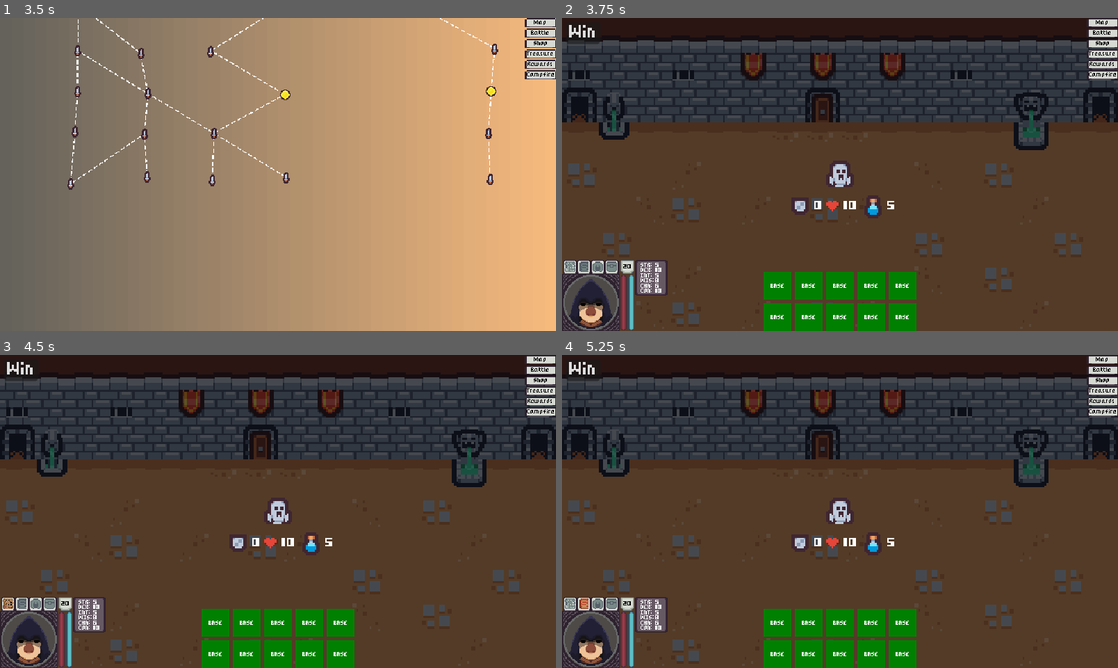
Above: before the commit, frames 1-4 (two rows, left to right).
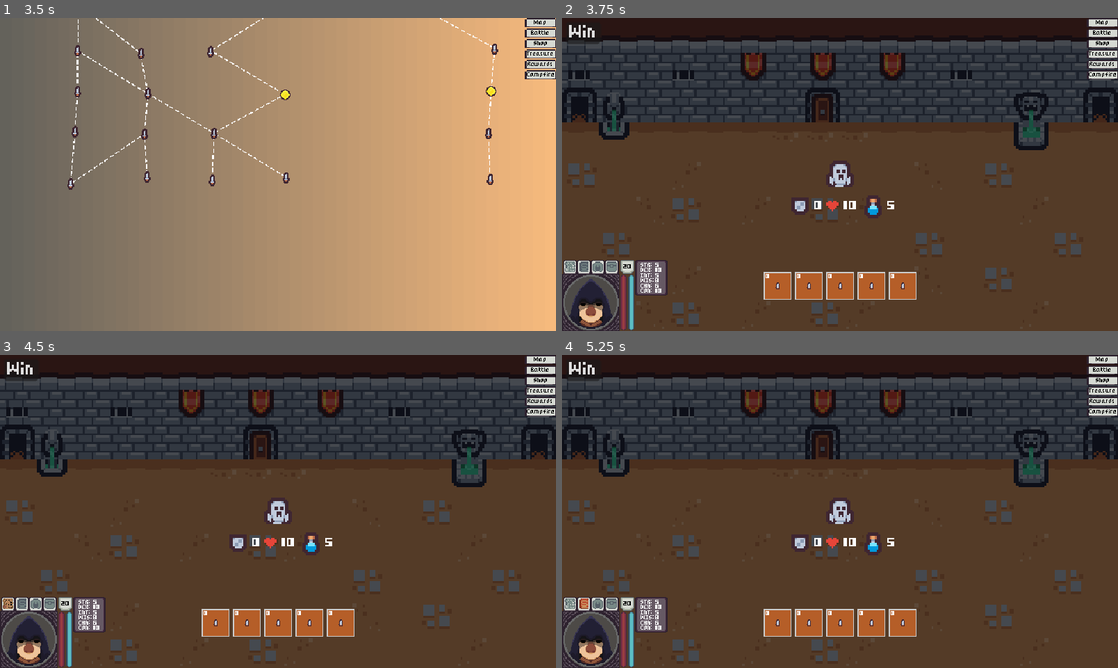
Above: after the commit, the same moments.

Repository: Iamdeboi/Ill-Gotten-Gains
Game: Godot game, scene res://Scenes/Menus/main_menu.tscn
Two runs of this game, one before a commit and one after it. Both use one fixed random seed, a clock stepped at 60 frames per second and the inputs below. Sound files missing from this copy of the repository are replaced by a short silence.
Inputs (mouse positions are in pixels of both pictures, inside the frame that each line leads up to):
- Up to frame 1 (3.5 s): click "New Run" at 0.5 s; click "Select" at 1.25 s; click "Start Run" at 2 s; click "Map" at 2.75 s
- Up to frame 2 (3.75 s): click "Battle" at 3.5 s
- Up to frame 3 (4.5 s): click (5, 602) at 4.27 s
- Up to frame 4 (5.25 s): click (584, 602) at 5 s

Frame 1 is identical in both runs. In frame 2, 4.4% of the frame differs, in the area x 36-64%, y 81-100%; in frame 3, 4.4%; in frame 4, 4.4%.
Error in both runs: Invalid access to property or key 'next_rooms' on a base object of type 'Nil'. (res://Scenes/Map/map.gd:63)

Commit message:
V: Aiming State Added, Targeting Arrow functional, and Abilities for Warrior Started

Diff:
--- /dev/null
+++ b/Effects/healing_effect.gd
@@ -0,0 +1,12 @@
+class_name HealingEffect
+extends Effect
+
+var amount := 0
+
+
+func execute(targets: Array[Node]) -> void:
+	for target in targets:
+		if not target:
+			continue
+		if target is Enemy or target is Player:
+			target.stats.health += amount
--- a/Globals/event_bus.gd
+++ b/Globals/event_bus.gd
@@ -8,8 +8,8 @@
 
 # Ability-related Events
 signal ability_used(ability: Ability)
-signal ability_targetting_started()
-signal ability_targetting_ended()
+signal ability_targeting_started(ability_slot: AbilitySlot)
+signal ability_targeting_ended(ability_slot: AbilitySlot)
 signal ability_tooltip_requested(ability: Ability)
 signal ability_cooldown_started(ability: Ability)
 signal ability_cooldown_ended(ability: Ability)
--- a/Resources/Abilities/block.gd
+++ /dev/null
@@ -1,7 +0,0 @@
-extends Ability
-
-
-func apply_effects(targets: Array[Node]) -> void:
-	var armor_effect := ArmorEffect.new()
-	armor_effect.amount = 5
-	armor_effect.execute(targets)
--- a/Resources/Abilities/block.tres
+++ /dev/null
@@ -1,17 +0,0 @@
-[gd_resource type="Resource" script_class="Ability" load_steps=3 format=3 uid="uid://b5hir21n5rg5l"]
-
-[ext_resource type="Script" uid="uid://smcmjjy50miu" path="res://Resources/Abilities/ability.gd" id="1_eus7e"]
-[ext_resource type="Texture2D" uid="uid://oe7v35ii8vrs" path="res://Assets/art/tile_0102.png" id="1_x4kk0"]
-
-[resource]
-script = ExtResource("1_eus7e")
-id = "2"
-type = 0
-target = 0
-cost = 0
-cost_type = 0
-cooldown = 0
-scaling = 6
-icon = ExtResource("1_x4kk0")
-tooltip_text = "A basic blocking technique granting 5 armor."
-metadata/_custom_type_script = "uid://smcmjjy50miu"
--- a/Resources/Abilities/slash.gd
+++ /dev/null
@@ -1,7 +0,0 @@
-extends Ability
-
-
-func apply_effects(targets: Array[Node]) -> void:
-	var damage_effect := DamageEffect.new()
-	damage_effect.amount = 5
-	damage_effect.execute(targets)
--- a/Resources/Abilities/slash.tres
+++ /dev/null
@@ -1,17 +0,0 @@
-[gd_resource type="Resource" load_steps=3 format=3 uid="uid://b7qugg23bnxr1"]
-
-[ext_resource type="Texture2D" uid="uid://c6rme2o6dyaoj" path="res://Assets/art/tile_0104.png" id="1_fieqj"]
-[ext_resource type="Script" uid="uid://cmfgr6wnjoiap" path="res://Resources/Abilities/slash.gd" id="2_fwgno"]
-
-[resource]
-script = ExtResource("2_fwgno")
-id = "1"
-type = 0
-target = 1
-cost = 0
-cost_type = 0
-cooldown = 0
-scaling = 6
-icon = ExtResource("1_fieqj")
-tooltip_text = "A basic slashing attack dealing 5 damage."
-metadata/_custom_type_script = "uid://smcmjjy50miu"
--- /dev/null
+++ b/Resources/Classes/Warrior/Abilities/bash.tres
@@ -0,0 +1,18 @@
+[gd_resource type="Resource" script_class="Ability" load_steps=3 format=3 uid="uid://coapnwodmdehg"]
+
+[ext_resource type="Texture2D" uid="uid://44jbm5bqr4k" path="res://Assets/art/tile_0117.png" id="1_0gyj4"]
+[ext_resource type="Script" uid="uid://smcmjjy50miu" path="res://Resources/Templates/Abilities/ability.gd" id="1_exv3l"]
+
+[resource]
+script = ExtResource("1_exv3l")
+id = "3"
+type = 0
+target = 1
+cost = 10
+cost_type = 1
+cooldown = 2
+primary_scaling = 1
+secondary_scaling = 0
+icon = ExtResource("1_0gyj4")
+tooltip_text = "Whack the enemy on the head, dealing 15 damage and inflicting 2 Weakness"
+metadata/_custom_type_script = "uid://smcmjjy50miu"
--- /dev/null
+++ b/Resources/Classes/Warrior/Abilities/cleave_through.tres
@@ -0,0 +1,18 @@
+[gd_resource type="Resource" script_class="Ability" load_steps=3 format=3 uid="uid://ixpdsnnhgoa3"]
+
+[ext_resource type="Texture2D" uid="uid://cqcal03735mv8" path="res://Assets/art/tile_0118.png" id="1_ke6bc"]
+[ext_resource type="Script" uid="uid://smcmjjy50miu" path="res://Resources/Templates/Abilities/ability.gd" id="1_ufs65"]
+
+[resource]
+script = ExtResource("1_ufs65")
+id = "4"
+type = 0
+target = 2
+cost = 10
+cost_type = 1
+cooldown = 0
+primary_scaling = 1
+secondary_scaling = 0
+icon = ExtResource("1_ke6bc")
+tooltip_text = "Carve through all enemies, dealing 20 damage to all targets"
+metadata/_custom_type_script = "uid://smcmjjy50miu"
--- /dev/null
+++ b/Resources/Classes/Warrior/Abilities/shields_up.tres
@@ -0,0 +1,18 @@
+[gd_resource type="Resource" script_class="Ability" load_steps=3 format=3 uid="uid://ja3in6craswg"]
+
+[ext_resource type="Texture2D" uid="uid://oe7v35ii8vrs" path="res://Assets/art/tile_0102.png" id="1_031h3"]
+[ext_resource type="Script" uid="uid://smcmjjy50miu" path="res://Resources/Templates/Abilities/ability.gd" id="2_5qdnu"]
+
+[resource]
+script = ExtResource("2_5qdnu")
+id = "2"
+type = 0
+target = 0
+cost = 0
+cost_type = 0
+cooldown = 0
+primary_scaling = 1
+secondary_scaling = 6
+icon = ExtResource("1_031h3")
+tooltip_text = "Raise your shield, increasing armor by 5"
+metadata/_custom_type_script = "uid://smcmjjy50miu"
--- /dev/null
+++ b/Resources/Classes/Warrior/Abilities/slash.tres
@@ -0,0 +1,18 @@
+[gd_resource type="Resource" script_class="Ability" load_steps=3 format=3 uid="uid://b6034lga1hc4g"]
+
+[ext_resource type="Texture2D" uid="uid://c6rme2o6dyaoj" path="res://Assets/art/tile_0104.png" id="1_gnwdc"]
+[ext_resource type="Script" uid="uid://smcmjjy50miu" path="res://Resources/Templates/Abilities/ability.gd" id="2_tupqt"]
+
+[resource]
+script = ExtResource("2_tupqt")
+id = "1"
+type = 0
+target = 1
+cost = 0
+cost_type = 0
+cooldown = 0
+primary_scaling = 1
+secondary_scaling = 0
+icon = ExtResource("1_gnwdc")
+tooltip_text = "Slash your enemy, dealing 5 damage"
+metadata/_custom_type_script = "uid://smcmjjy50miu"
--- /dev/null
+++ b/Resources/Classes/Warrior/warrior_starting_abilities.tres
@@ -0,0 +1,13 @@
+[gd_resource type="Resource" script_class="AbilityList" load_steps=7 format=3 uid="uid://bvh6g13h4j7yv"]
+
+[ext_resource type="Script" uid="uid://smcmjjy50miu" path="res://Resources/Templates/Abilities/ability.gd" id="1_3ygt2"]
+[ext_resource type="Script" uid="uid://dj0e7vxllw5u7" path="res://Scenes/AbilityUI/ability_list.gd" id="2_o3wee"]
+[ext_resource type="Resource" uid="uid://b6034lga1hc4g" path="res://Resources/Classes/Warrior/Abilities/slash.tres" id="2_vpk4p"]
+[ext_resource type="Resource" uid="uid://ja3in6craswg" path="res://Resources/Classes/Warrior/Abilities/shields_up.tres" id="3_6kxkb"]
+[ext_resource type="Resource" uid="uid://coapnwodmdehg" path="res://Resources/Classes/Warrior/Abilities/bash.tres" id="4_pj0hh"]
+[ext_resource type="Resource" uid="uid://ixpdsnnhgoa3" path="res://Resources/Classes/Warrior/Abilities/cleave_through.tres" id="5_lgkk0"]
+
+[resource]
+script = ExtResource("2_o3wee")
+abilities = Array[ExtResource("1_3ygt2")]([ExtResource("2_vpk4p"), ExtResource("3_6kxkb"), ExtResource("4_pj0hh"), ExtResource("5_lgkk0")])
+metadata/_custom_type_script = "uid://dj0e7vxllw5u7"
--- a/Resources/Abilities/ability.gd
+++ b/Resources/Templates/Abilities/ability.gd
@@ -4,7 +4,7 @@
 enum Type {SKILL, SPELL}
 enum Target {SELF, SINGLE_ENEMY, ALL_ENEMIES, EVERYONE}
 enum CostType {MANA, HEALTH, GOLD}
-enum Scaling {STRENGTH, DEXTERITY, INTELLECT, WISDOM, CHARISMA, CONSTITUTION, NONE}
+enum Scaling {NONE, STRENGTH, DEXTERITY, INTELLECT, WISDOM, CHARISMA, CONSTITUTION}
 
 @export_group("Ability Attributes")
 @export var id: String
@@ -13,7 +13,8 @@
 @export var cost: int
 @export var cost_type: CostType
 @export var cooldown: int
-@export var scaling: Scaling
+@export var primary_scaling: Scaling
+@export var secondary_scaling: Scaling
 
 @export_group("Ability Visuals")
 @export var icon: Texture
@@ -42,7 +43,7 @@
 
 
 func play(targets: Array[Node], char_stats: PlayerStats) -> void:
-	EventBus.ability_used.emit(self)
+	#EventBus.ability_used.emit(self)
 	match cost_type:
 		CostType.MANA:
 			char_stats.mana -= cost
--- /dev/null
+++ b/Scenes/AbilityUI/AbilityStateMachine/ability_aiming_state.gd
@@ -0,0 +1,29 @@
+extends AbilityState
+
+const MOUSE_Y_SNAPBACK_THRESHOLD := 300
+
+
+func enter() -> void:
+	ability_slot.color.color = Color.WEB_PURPLE
+	ability_slot.state.text = "AIMING"
+	ability_slot.targets.clear()
+	var offset := Vector2(ability_slot.parent.size.x / 2, -ability_slot.size.y / 2)
+	offset.x -= ability_slot.size.x / 2
+	ability_slot.animate_to_position(ability_slot.parent.global_position + offset, 0.2)
+	ability_slot.drop_point_detector.monitoring = false
+	EventBus.ability_targeting_started.emit(ability_slot)
+
+
+func exit() -> void:
+	EventBus.ability_targeting_ended.emit(ability_slot)
+
+
+func on_input(event: InputEvent) -> void:
+	var mouse_motion := event is InputEventMouseMotion
+	var mouse_at_bottom := ability_slot.get_global_mouse_position().y > MOUSE_Y_SNAPBACK_THRESHOLD
+
+	if (mouse_motion and mouse_at_bottom) or event.is_action_pressed("right_mouse"):
+		transition_requested.emit(self, AbilityState.State.BASE)
+	elif event.is_action_released("left_mouse") or event.is_action_pressed("left_mouse"):
+		get_viewport().set_input_as_handled()
+		transition_requested.emit(self, AbilityState.State.RELEASED)
--- a/Scenes/AbilityUI/ability_base_state.gd
+++ b/Scenes/AbilityUI/AbilityStateMachine/ability_base_state.gd
@@ -4,6 +4,9 @@
 func enter() -> void:
 	if not ability_slot.ready:
 		await ability_slot.ready
+
+	if ability_slot.tween and ability_slot.tween.is_running():
+		ability_slot.tween.kill()
 
 	ability_slot.reparent_requested.emit(ability_slot)
 	ability_slot.color.color = Color.WEB_GREEN
--- a/Scenes/AbilityUI/ability_dragging_state.gd
+++ b/Scenes/AbilityUI/AbilityStateMachine/ability_dragging_state.gd
@@ -19,9 +19,14 @@
 
 
 func on_input(event: InputEvent) -> void:
+	var single_targeted := ability_slot.ability.is_single_targeted()
 	var mouse_motion := event is InputEventMouseMotion
 	var cancel := event.is_action_pressed("right_mouse")
 	var confirm := event.is_action_released("left_mouse") or event.is_action_pressed("left_mouse")
+
+	if single_targeted and mouse_motion and ability_slot.targets.size() > 0:
+		transition_requested.emit(self, AbilityState.State.AIMING)
+		return
 
 	if mouse_motion:
 		ability_slot.global_position = ability_slot.get_global_mouse_position() - ability_slot.pivot_offset
--- /dev/null
+++ b/Scenes/AbilityUI/AbilityTargetSelector/ability_arc.tscn
@@ -0,0 +1,9 @@
+[gd_scene load_steps=2 format=3 uid="uid://bti15y1duok20"]
+
+[sub_resource type="Curve" id="Curve_b0r6s"]
+_limits = [0.2, 1.0, 0.0, 1.0]
+_data = [Vector2(0, 0.2), 0.0, 0.0, 0, 0, Vector2(0.5, 0.604494), 0.0, 0.0, 0, 0, Vector2(0.746269, 1), 0.0, 0.0, 0, 0, Vector2(1, 0.2), 0.0, 0.0, 0, 0]
+point_count = 4
+
+[node name="AbilityArc" type="Line2D"]
+width_curve = SubResource("Curve_b0r6s")
--- /dev/null
+++ b/Scenes/AbilityUI/AbilityTargetSelector/ability_target_selector.gd
@@ -0,0 +1,78 @@
+extends Node2D
+
+const ARC_POINTS := 8 #Number of points on curve for the target arrow
+
+@onready var area_2d: Area2D = $Area2D
+@onready var ability_arc: Line2D = $CanvasLayer/AbilityArc
+
+var current_ability: AbilitySlot
+var targeting := false
+
+
+func _ready() -> void:
+	EventBus.ability_targeting_started.connect(_on_ability_targeting_started)
+	EventBus.ability_targeting_ended.connect(_on_ability_targeting_ended)
+
+
+func _process(delta: float) -> void:
+	if not targeting:
+		return
+
+	area_2d.position = get_local_mouse_position()
+	ability_arc.points = _get_points()
+
+
+func _get_points() -> Array:
+	var points := []
+	var start := current_ability.global_position
+	start.x += (current_ability.size.x / 2)
+	var target := get_local_mouse_position()
+	var distance := (target - start)
+
+	for i in range(ARC_POINTS):
+		var t := (1.0 / ARC_POINTS) * i
+		var x := start.x + (distance.x / ARC_POINTS) * i
+		var y := start.y + ease_out_cubic(t) * distance.y
+		points.append(Vector2(x, y))
+
+	points.append(target)
+
+	return points
+
+
+func ease_out_cubic(number : float) -> float:
+	return 1.0 - pow(1.0 - number, 3.0)
+
+
+func _on_ability_targeting_started(ability: AbilitySlot) -> void:
+	if not ability.ability.is_single_targeted():
+		return
+
+	targeting = true
+	area_2d.monitoring = true
+	area_2d.monitorable = true
+	current_ability = ability
+
+
+func _on_ability_targeting_ended(_ability: AbilitySlot) -> void:
+	targeting = false
+	ability_arc.clear_points()
+	area_2d.position = Vector2.ZERO
+	area_2d.monitoring = false
+	area_2d.monitorable = false
+	current_ability = null
+
+
+func _on_area_2d_area_entered(area: Area2D) -> void:
+	if not current_ability or not targeting:
+		return
+
+	if not current_ability.targets.has(area):
+		current_ability.targets.append(area)
+
+
+func _on_area_2d_area_exited(area: Area2D) -> void:
+	if not current_ability or not targeting:
+		return
+
+	current_ability.targets.erase(area)
--- /dev/null
+++ b/Scenes/AbilityUI/AbilityTargetSelector/ability_target_selector.tscn
@@ -0,0 +1,28 @@
+[gd_scene load_steps=4 format=3 uid="uid://cjgiis2rgupwn"]
+
+[ext_resource type="PackedScene" uid="uid://bti15y1duok20" path="res://Scenes/AbilityUI/AbilityTargetSelector/ability_arc.tscn" id="1_2khlg"]
+[ext_resource type="Script" uid="uid://dtmuum85814po" path="res://Scenes/AbilityUI/AbilityTargetSelector/ability_target_selector.gd" id="1_khuyp"]
+
+[sub_resource type="RectangleShape2D" id="RectangleShape2D_t4u6h"]
+size = Vector2(4, 4)
+
+[node name="AbilityTargetSelector" type="Node2D"]
+script = ExtResource("1_khuyp")
+
+[node name="Area2D" type="Area2D" parent="."]
+position = Vector2(0, -1)
+collision_mask = 4
+monitoring = false
+monitorable = false
+
+[node name="CollisionShape2D" type="CollisionShape2D" parent="Area2D"]
+position = Vector2(0, 1)
+shape = SubResource("RectangleShape2D_t4u6h")
+
+[node name="CanvasLayer" type="CanvasLayer" parent="."]
+layer = 2
+
+[node name="AbilityArc" parent="CanvasLayer" instance=ExtResource("1_2khlg")]
+
+[connection signal="area_entered" from="Area2D" to="." method="_on_area_2d_area_entered"]
+[connection signal="area_exited" from="Area2D" to="." method="_on_area_2d_area_exited"]
--- /dev/null
+++ b/Scenes/AbilityUI/ability_list.gd
@@ -0,0 +1,26 @@
+class_name AbilityList
+extends Resource
+
+signal ability_list_size_changed(ability_amount)
+
+@export var abilities : Array[Ability] = []
+
+func empty() -> bool:
+	return abilities.is_empty()
+
+
+func add_abillity(ability: Ability):
+	abilities.append(ability)
+	ability_list_size_changed.emit(abilities.size())
+
+
+func clear() -> void:
+	abilities.clear()
+	ability_list_size_changed.emit(abilities.size())
+
+
+func _to_string() -> String:
+	var _ability_strings : PackedStringArray = []
+	for i in range(abilities.size()):
+		_ability_strings.append("%s: %s" % [i+1, abilities[i].id])
+	return "\n".join(_ability_strings)
--- a/Scenes/AbilityUI/ability_slot.gd
+++ b/Scenes/AbilityUI/ability_slot.gd
@@ -4,7 +4,7 @@
 signal reparent_requested(which_ability: AbilitySlot)
 
 
-#@export var ability: Ability: set = _set_ability
+@export var ability: Ability
 #@export var player_stats: PlayerStats: set = _set_player_stats
 
 @onready var color: ColorRect = $Color
@@ -12,6 +12,9 @@
 @onready var drop_point_detector: Area2D = $DropPointDetector
 @onready var ability_state_machine: AbilityStateMachine = $AbilityStateMachine as AbilityStateMachine
 @onready var targets: Array[Node] = []
+
+var parent: Control
+var tween: Tween
 
 
 func _ready() -> void:
@@ -21,6 +24,10 @@
 func _input(event: InputEvent) -> void:
 	ability_state_machine.on_input(event)
 
+
+func animate_to_position(new_position: Vector2, duration: float) -> void:
+	tween = create_tween().set_trans(Tween.TRANS_CIRC).set_ease(Tween.EASE_OUT)
+	tween.tween_property(self, "global_position", new_position, duration)
 
 func _on_gui_input(event: InputEvent) -> void:
 	ability_state_machine.on_gui_input(event)
--- a/Scenes/AbilityUI/ability_slot.tscn
+++ b/Scenes/AbilityUI/ability_slot.tscn
@@ -1,12 +1,14 @@
-[gd_scene load_steps=9 format=3 uid="uid://bfw2fydvlmuqa"]
+[gd_scene load_steps=11 format=3 uid="uid://bfw2fydvlmuqa"]
 
 [ext_resource type="Script" uid="uid://elf3bnr3nlw0" path="res://Scenes/AbilityUI/ability_slot.gd" id="1_63x3o"]
-[ext_resource type="Theme" uid="uid://bxj3jchl1trm8" path="res://Assets/Themes/default.tres" id="2_7xwvf"]
-[ext_resource type="Script" uid="uid://bodbr4heo4ugo" path="res://Scenes/AbilityUI/ability_state_machine.gd" id="3_7xwvf"]
-[ext_resource type="Script" uid="uid://8o7gecn47306" path="res://Scenes/AbilityUI/ability_base_state.gd" id="4_f4uar"]
-[ext_resource type="Script" uid="uid://ta47fxr5gldd" path="res://Scenes/AbilityUI/ability_clicked_state.gd" id="5_othpb"]
-[ext_resource type="Script" uid="uid://ugvo2ri73wwy" path="res://Scenes/AbilityUI/ability_dragging_state.gd" id="6_3vy14"]
-[ext_resource type="Script" uid="uid://bratox4jig5wo" path="res://Scenes/AbilityUI/ability_released_state.gd" id="7_mw30w"]
+[ext_resource type="Texture2D" uid="uid://bfvi02kojsa00" path="res://Assets/art/tile_0103.png" id="2_7y7um"]
+[ext_resource type="StyleBox" uid="uid://cefwekevxs7eg" path="res://Scenes/AbilityUI/ability_slot_base.stylebox" id="2_r0hbs"]
+[ext_resource type="Script" uid="uid://bodbr4heo4ugo" path="res://Scenes/AbilityUI/AbilityStateMachine/ability_state_machine.gd" id="3_7xwvf"]
+[ext_resource type="Script" uid="uid://8o7gecn47306" path="res://Scenes/AbilityUI/AbilityStateMachine/ability_base_state.gd" id="4_f4uar"]
+[ext_resource type="Script" uid="uid://ta47fxr5gldd" path="res://Scenes/AbilityUI/AbilityStateMachine/ability_clicked_state.gd" id="5_othpb"]
+[ext_resource type="Script" uid="uid://ugvo2ri73wwy" path="res://Scenes/AbilityUI/AbilityStateMachine/ability_dragging_state.gd" id="6_3vy14"]
+[ext_resource type="Script" uid="uid://bratox4jig5wo" path="res://Scenes/AbilityUI/AbilityStateMachine/ability_released_state.gd" id="7_mw30w"]
+[ext_resource type="Script" uid="uid://dsoeqsr3f0c4g" path="res://Scenes/AbilityUI/AbilityStateMachine/ability_aiming_state.gd" id="8_7y7um"]
 
 [sub_resource type="RectangleShape2D" id="RectangleShape2D_qc6sc"]
 size = Vector2(32, 32)
@@ -23,31 +25,50 @@
 grow_vertical = 2
 script = ExtResource("1_63x3o")
 
-[node name="Color" type="ColorRect" parent="."]
-custom_minimum_size = Vector2(32, 32)
+[node name="Background" type="Panel" parent="."]
 layout_mode = 1
 anchors_preset = 15
 anchor_right = 1.0
 anchor_bottom = 1.0
 grow_horizontal = 2
 grow_vertical = 2
-mouse_filter = 2
-color = Color(0, 0, 0, 1)
+theme_override_styles/panel = ExtResource("2_r0hbs")
 
-[node name="State" type="Label" parent="."]
-layout_mode = 2
-offset_left = 4.0
-offset_top = 4.0
-offset_right = 28.0
-offset_bottom = 28.0
-grow_horizontal = 2
-grow_vertical = 2
-theme = ExtResource("2_7xwvf")
-text = "State"
+[node name="CostCount" type="Label" parent="."]
+layout_mode = 1
+anchors_preset = -1
+anchor_left = 0.062
+anchor_top = 0.062
+anchor_right = 0.062
+anchor_bottom = 0.062
+offset_left = 0.0159999
+offset_top = 0.0159999
+offset_right = 6.016
+offset_bottom = 6.016
+theme_override_font_sizes/font_size = 6
+text = "0"
 horizontal_alignment = 1
 vertical_alignment = 1
 
+[node name="Icon" type="TextureRect" parent="."]
+layout_mode = 1
+anchors_preset = 8
+anchor_left = 0.5
+anchor_top = 0.5
+anchor_right = 0.5
+anchor_bottom = 0.5
+offset_left = -5.0
+offset_top = -5.0
+offset_right = 5.0
+offset_bottom = 5.0
+grow_horizontal = 2
+grow_vertical = 2
+texture = ExtResource("2_7y7um")
+expand_mode = 1
+stretch_mode = 5
+
 [node name="DropPointDetector" type="Area2D" parent="."]
+visible = false
 collision_mask = 2
 
 [node name="CollisionShape2D" type="CollisionShape2D" parent="DropPointDetector"]
@@ -73,6 +94,10 @@
 script = ExtResource("7_mw30w")
 state = 4
 
+[node name="AbilityAimingState" type="Node" parent="AbilityStateMachine"]
+script = ExtResource("8_7y7um")
+state = 3
+
 [connection signal="gui_input" from="." to="." method="_on_gui_input"]
 [connection signal="mouse_entered" from="." to="." method="_on_mouse_entered"]
 [connection signal="mouse_exited" from="." to="." method="_on_mouse_exited"]
--- a/Scenes/Battle/ability_container.gd
+++ b/Scenes/Battle/ability_container.gd
@@ -5,6 +5,7 @@
 func _ready() -> void:
 	for child in get_children():
 		var ability_slot := child as AbilitySlot
+		ability_slot.parent = self
 		ability_slot.reparent_requested.connect(_on_ability_ui_reparent_requested)
 
 
--- /dev/null
+++ b/Scenes/Battle/ability_container.tscn
@@ -0,0 +1,19 @@
+[gd_scene load_steps=2 format=3 uid="uid://brnkqcr6gd3j8"]
+
+[ext_resource type="Script" uid="uid://bn5xivf7rao85" path="res://Scenes/Battle/ability_container.gd" id="1_osr0m"]
+
+[node name="AbilityContainer" type="GridContainer"]
+anchors_preset = 7
+anchor_left = 0.5
+anchor_top = 1.0
+anchor_right = 0.5
+anchor_bottom = 1.0
+offset_left = -88.0
+offset_top = -68.0
+offset_right = 88.0
+grow_horizontal = 2
+grow_vertical = 0
+size_flags_horizontal = 4
+size_flags_vertical = 4
+columns = 5
+script = ExtResource("1_osr0m")
--- a/Scenes/Battle/battle_scene.tscn
+++ b/Scenes/Battle/battle_scene.tscn
@@ -6,9 +6,12 @@
 [ext_resource type="PackedScene" uid="uid://43xkdnm2fpla" path="res://Scenes/Player/player.tscn" id="2_lcoea"]
 [ext_resource type="PackedScene" uid="uid://cc0r5lmc5gi4r" path="res://Scenes/Enemy/enemy.tscn" id="3_jp0ri"]
 [ext_resource type="Resource" uid="uid://c4bq58733ekcp" path="res://Resources/Enemies/Ghost/ghost.tres" id="4_cbixj"]
+[ext_resource type="PackedScene" uid="uid://cjgiis2rgupwn" path="res://Scenes/AbilityUI/AbilityTargetSelector/ability_target_selector.tscn" id="7_5mge4"]
 [ext_resource type="PackedScene" uid="uid://ba7hfljytxc3x" path="res://Scenes/GUI/Misc/tooltip.tscn" id="7_cbixj"]
-[ext_resource type="Script" uid="uid://bn5xivf7rao85" path="res://Scenes/Battle/ability_container.gd" id="8_02hj4"]
 [ext_resource type="PackedScene" uid="uid://bfw2fydvlmuqa" path="res://Scenes/AbilityUI/ability_slot.tscn" id="8_imn02"]
+[ext_resource type="PackedScene" uid="uid://brnkqcr6gd3j8" path="res://Scenes/Battle/ability_container.tscn" id="9_02hj4"]
+[ext_resource type="Resource" uid="uid://b6034lga1hc4g" path="res://Resources/Classes/Warrior/Abilities/slash.tres" id="11_6tvrj"]
+[ext_resource type="Resource" uid="uid://ja3in6craswg" path="res://Resources/Classes/Warrior/Abilities/shields_up.tres" id="12_68j0i"]
 
 [sub_resource type="RectangleShape2D" id="RectangleShape2D_cbixj"]
 size = Vector2(640, 270)
@@ -52,57 +55,35 @@
 
 [node name="PlayerHandler" type="Node" parent="."]
 
+[node name="AbilityTargetSelector" parent="." instance=ExtResource("7_5mge4")]
+
 [node name="BattleUI" type="CanvasLayer" parent="." groups=["UI_Layer"]]
 
 [node name="Tooltip" parent="BattleUI" instance=ExtResource("7_cbixj")]
 offset_left = -139.0
 offset_top = -90.0
 
-[node name="AbilityContainer" type="GridContainer" parent="BattleUI"]
-anchors_preset = 7
-anchor_left = 0.5
-anchor_top = 1.0
-anchor_right = 0.5
-anchor_bottom = 1.0
-offset_left = -88.0
-offset_top = -68.0
-offset_right = 88.0
-grow_horizontal = 2
-grow_vertical = 0
-size_flags_horizontal = 4
-size_flags_vertical = 4
-columns = 5
-script = ExtResource("8_02hj4")
+[node name="AbilityContainer" parent="BattleUI" instance=ExtResource("9_02hj4")]
 
 [node name="AbilitySlot" parent="BattleUI/AbilityContainer" instance=ExtResource("8_imn02")]
 layout_mode = 2
+ability = ExtResource("11_6tvrj")
 
 [node name="AbilitySlot2" parent="BattleUI/AbilityContainer" instance=ExtResource("8_imn02")]
 layout_mode = 2
+ability = ExtResource("11_6tvrj")
 
 [node name="AbilitySlot3" parent="BattleUI/AbilityContainer" instance=ExtResource("8_imn02")]
 layout_mode = 2
+ability = ExtResource("12_68j0i")
 
 [node name="AbilitySlot4" parent="BattleUI/AbilityContainer" instance=ExtResource("8_imn02")]
 layout_mode = 2
+ability = ExtResource("12_68j0i")
 
 [node name="AbilitySlot5" parent="BattleUI/AbilityContainer" instance=ExtResource("8_imn02")]
 layout_mode = 2
-
-[node name="AbilitySlot6" parent="BattleUI/AbilityContainer" instance=ExtResource("8_imn02")]
-layout_mode = 2
-
-[node name="AbilitySlot7" parent="BattleUI/AbilityContainer" instance=ExtResource("8_imn02")]
-layout_mode = 2
-
-[node name="AbilitySlot8" parent="BattleUI/AbilityContainer" instance=ExtResource("8_imn02")]
-layout_mode = 2
-
-[node name="AbilitySlot9" parent="BattleUI/AbilityContainer" instance=ExtResource("8_imn02")]
-layout_mode = 2
-
-[node name="AbilitySlot10" parent="BattleUI/AbilityContainer" instance=ExtResource("8_imn02")]
-layout_mode = 2
+ability = ExtResource("11_6tvrj")
 
 [node name="WinButton" type="Button" parent="."]
 offset_left = 4.0
Not shown, added: Effects/healing_effect.gd.uid
Not shown, removed: Resources/Abilities/block.gd.uid
Not shown, removed: Resources/Abilities/slash.gd.uid
Renamed: Resources/Abilities/ability.gd.uid -> Resources/Templates/Abilities/ability.gd.uid
Renamed: Resources/Effects/effect.gd -> Resources/Templates/Effects/effect.gd
Renamed: Resources/Effects/effect.gd.uid -> Resources/Templates/Effects/effect.gd.uid
Not shown, added: Scenes/AbilityUI/AbilityStateMachine/ability_aiming_state.gd.uid
Renamed: Scenes/AbilityUI/ability_base_state.gd.uid -> Scenes/AbilityUI/AbilityStateMachine/ability_base_state.gd.uid
Renamed: Scenes/AbilityUI/ability_clicked_state.gd -> Scenes/AbilityUI/AbilityStateMachine/ability_clicked_state.gd
Renamed: Scenes/AbilityUI/ability_clicked_state.gd.uid -> Scenes/AbilityUI/AbilityStateMachine/ability_clicked_state.gd.uid
Renamed: Scenes/AbilityUI/ability_dragging_state.gd.uid -> Scenes/AbilityUI/AbilityStateMachine/ability_dragging_state.gd.uid
Renamed: Scenes/AbilityUI/ability_released_state.gd -> Scenes/AbilityUI/AbilityStateMachine/ability_released_state.gd
(and 9 more such lines)
